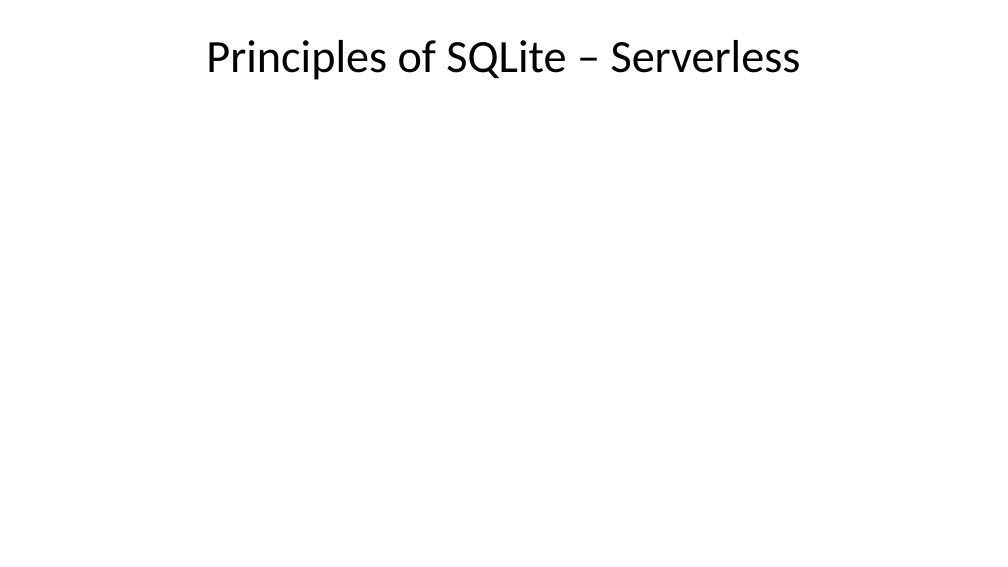
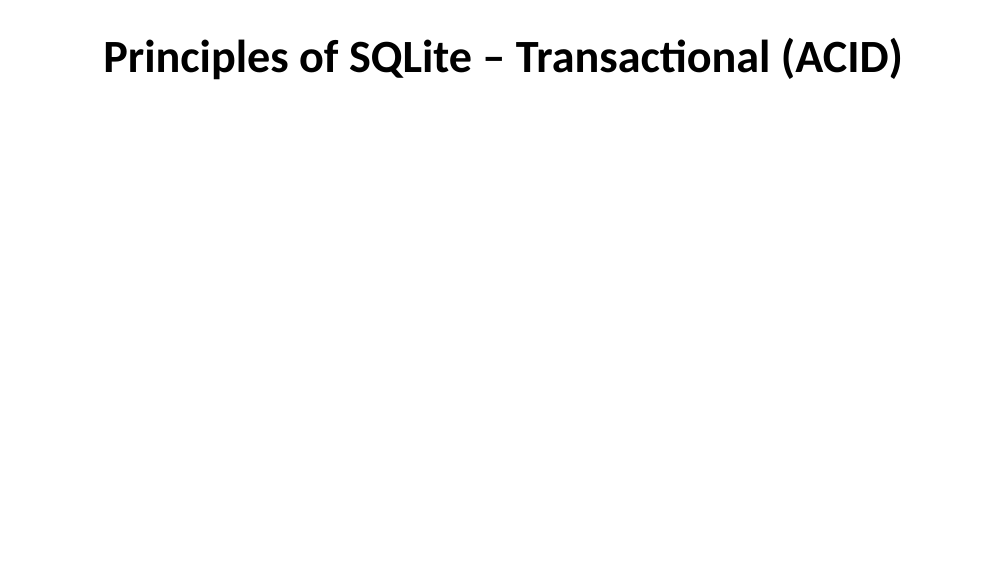
Before and after one commit to AntonioPirani/SQLiteProject, a slide deck: slide 6 of Presentation.pptx. Drawn at 1008x567 pixels with LibreOffice and Linux fonts; fonts in the diff are those of the drawing. Boxes give left, top, right and bottom in pixels: in the first picture for what was removed or moved away, otherwise in the second. Text is boxed around its words. In the diff, an @@ line names an element or a change of style, - is before the commit and + after.

```diff
--- a/Presentation.pptx
+++ b/Presentation.pptx
@@ title at <box>103,38,903,80</box>: text changed; bold on @@
-Principles of SQLite – Serverless
+Principles of SQLite – Transactional (ACID)
```
Also in this commit, not shown: 1 other slide changed.
